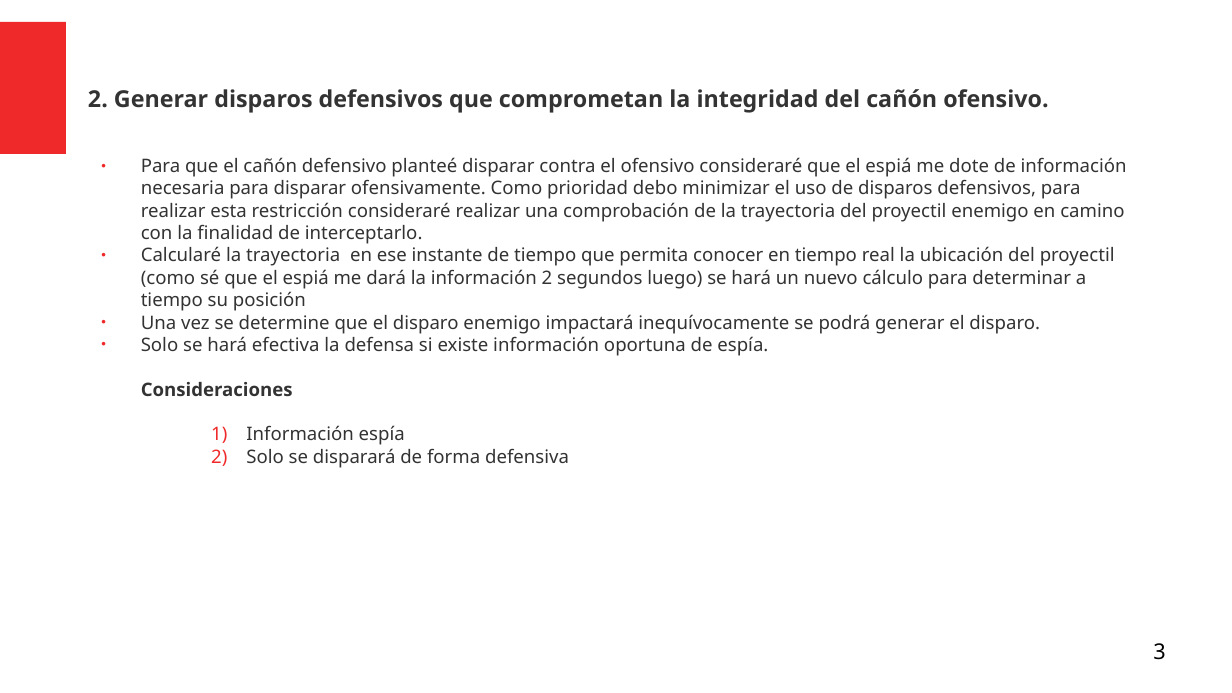
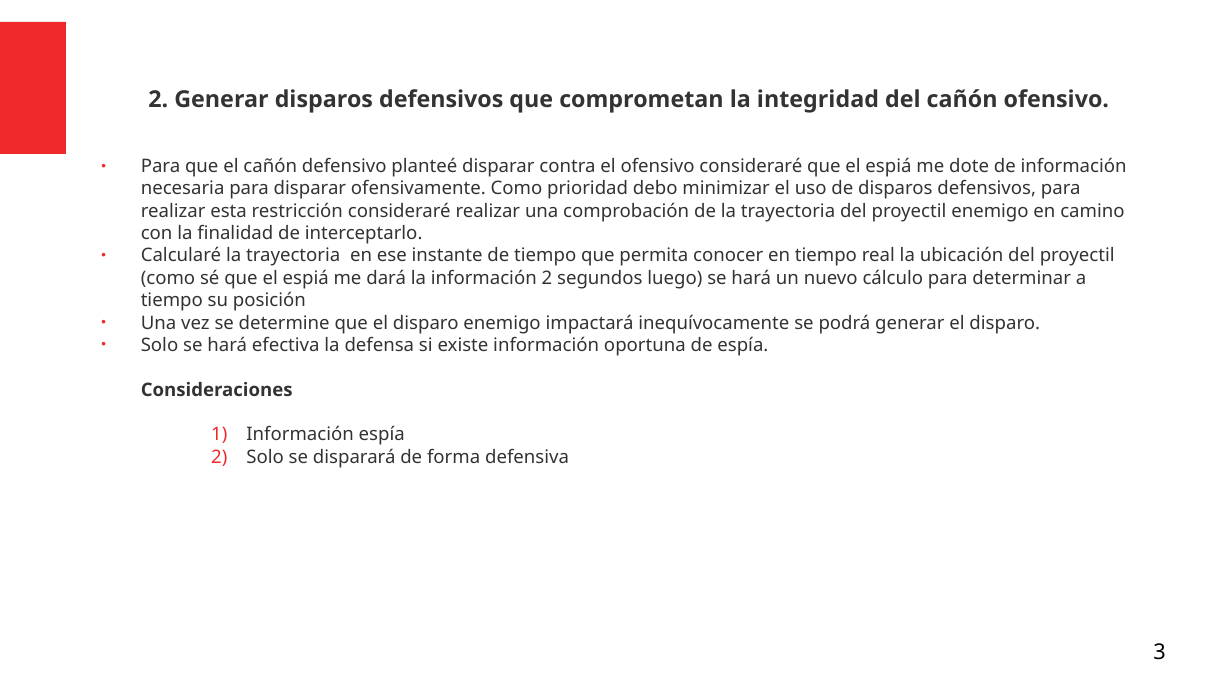
Before and after one commit to Julian-guillermo-zapata-rugeles/parcial-3, a slide deck: slide 3 of Analisis_Problema_Editable.odp. Drawn at 1232x693 pixels with LibreOffice and Linux fonts; fonts in the diff are those of the drawing. Boxes give left, top, right and bottom in pixels: in the first picture for what was removed or moved away, otherwise in the second. Text is boxed around its words. In the diff, an @@ line names an element or a change of style, - is before the commit and + after.

```diff
--- a/Analisis_Problema_Editable.odp
+++ b/Analisis_Problema_Editable.odp
@@ title "2. Generar disparos defensivos que ..." at <box>148,89,1109,113</box>: alignment left to centre @@
```
Also in this commit, not shown: 2 other slides changed, 2 slides added.
